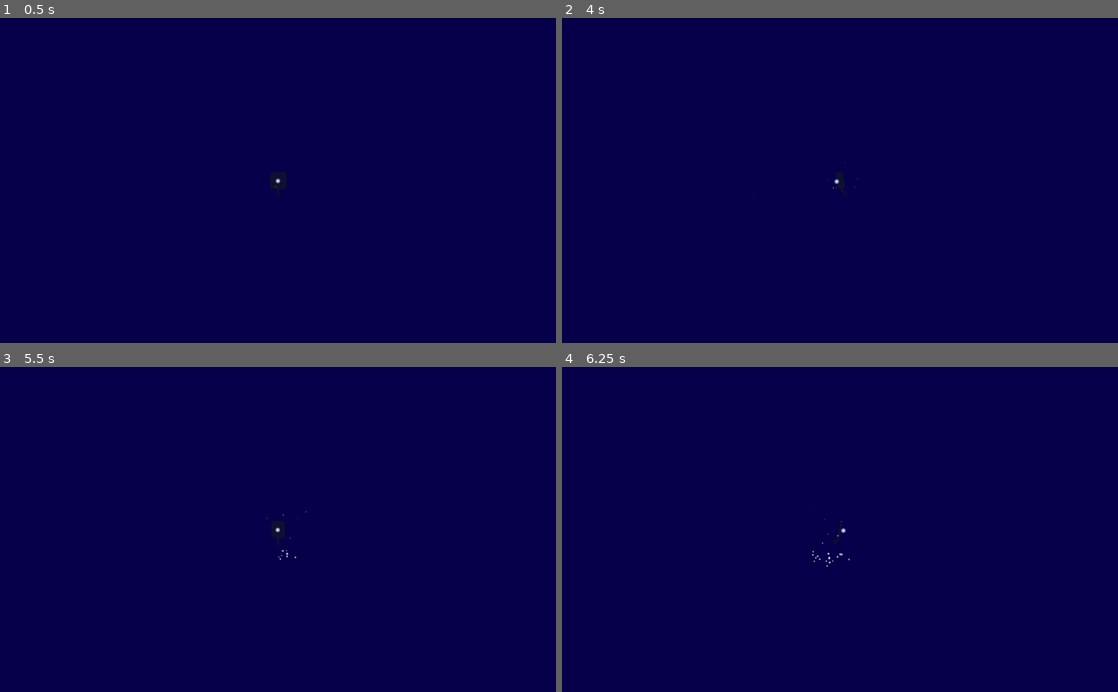
Above: before the commit, frames 1-4 (two rows, left to right).
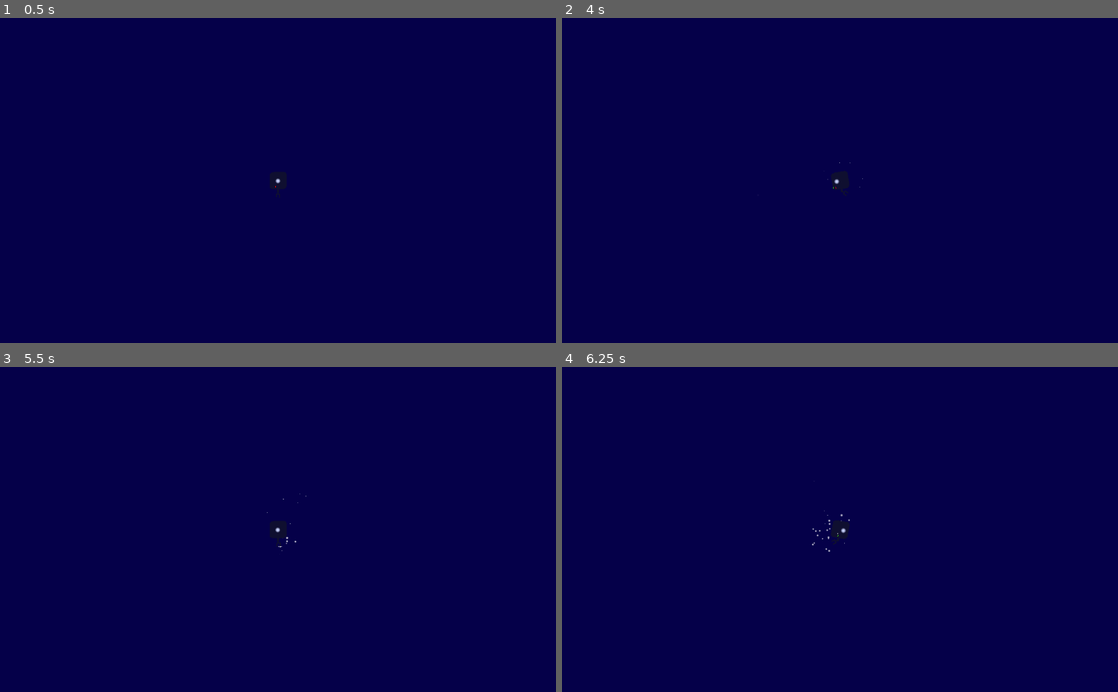
Above: after the commit, the same moments.

Repository: JakobSchauser/boyancy_game
Game: Godot game, scene res://map.tscn
The game is run twice, just before and just after one commit, with the same random seed, the same clock (stepped at 60 frames per second) and the same inputs. This scene is started directly instead of the project's main scene. The engine's default icon, where the game draws it, is replaced by a stand-in: a white triangle on a blue panel in a dark square.
Inputs:
- Up to frame 1 (0.5 s): no input
- Up to frame 2 (4 s): tap Enter at 0.5 s; hold Right (ui_right) 0.53-1.28 s; tap Space at 1.25 s; hold Down (ui_down) 1.28-2.03 s; hold Right (ui_right) 2.03-3.53 s; hold Left (ui_left) from 3.53 s (still down)
- Up to frame 3 (5.5 s): tap Enter at 4.25 s; tap Space at 5 s; release Left (ui_left) at 5.03 s; hold Down (ui_down) from 5.03 s (still down)
- Up to frame 4 (6.25 s): release Down (ui_down) at 5.78 s; hold Right (ui_right) from 5.78 s (still down)

Frame 1 is identical in both runs. In frame 2, less than 0.1% of the frame differs, in the area x 48-55%, y 44-53%; in frame 3, less than 0.1%; in frame 4, 0.2%, in the area x 44-52%, y 44-62%.

Commit message:
first traft of intro

Diff:
--- /dev/null
+++ b/boyancy_upgrade.gd
@@ -0,0 +1,24 @@
+extends Area2D
+
+
+# Declare member variables here. Examples:
+# var a = 2
+# var b = "text"
+
+
+# Called when the node enters the scene tree for the first time.
+func _ready():
+	# connect onbodyentered signal to the function on_body_entered
+	connect("body_entered", self, "on_body_entered")
+
+
+
+func on_body_entered(body):
+	# if the body is the player, then call the function on_player_entered
+	if body.is_in_group("player"):
+		$CollisionShape2D.queue_free()
+		$Sprite.queue_free()
+		$txt.show()
+		# find player by group
+		yield(get_tree().create_timer(3), "timeout")
+		get_tree().get_nodes_in_group("player")[0].has_boyancy = true
--- /dev/null
+++ b/boyancy_upgrade.tscn
@@ -0,0 +1,28 @@
+[gd_scene load_steps=5 format=2]
+
+[ext_resource path="res://boyancy_upgrade.gd" type="Script" id=1]
+[ext_resource path="res://font.tres" type="DynamicFont" id=2]
+[ext_resource path="res://icon.png" type="Texture" id=3]
+
+[sub_resource type="CircleShape2D" id=4]
+radius = 64.0
+
+[node name="boyancy_upgrade" type="Area2D"]
+position = Vector2( 4992, -1408 )
+script = ExtResource( 1 )
+
+[node name="txt" type="Label" parent="."]
+visible = false
+margin_left = -128.0
+margin_top = -128.0
+margin_right = 1925.0
+margin_bottom = 604.0
+rect_scale = Vector2( 0.2, 0.2 )
+custom_fonts/font = ExtResource( 2 )
+text = "My boyancy pack!"
+
+[node name="CollisionShape2D" type="CollisionShape2D" parent="."]
+shape = SubResource( 4 )
+
+[node name="Sprite" type="Sprite" parent="."]
+texture = ExtResource( 3 )
--- /dev/null
+++ b/intro.gd
@@ -0,0 +1,38 @@
+extends Area2D
+
+
+var follow = false
+var player = null
+
+# Called when the node enters the scene tree for the first time.
+func _ready():
+	# connect onbodyentered signal to the function on_body_entered
+	connect("body_entered", self, "on_body_entered")
+
+
+
+func _process(delta):
+	if not follow:
+		return
+
+	$intro_fish.position =$intro_fish.position.linear_interpolate(player.position, 0.05)
+
+
+func on_body_entered(body):
+	# if the body is the player, then call the function on_player_entered
+	if body.is_in_group("player"):
+		follow = true
+		player = body
+
+		yield(get_tree().create_timer(1), "timeout")
+
+		get_tree().get_nodes_in_group("fadetoblack")[0].show()
+		player.position = get_tree().get_nodes_in_group("startpos")[0].position
+		follow = false
+
+		$intro_fish.queue_free()
+
+		yield(get_tree().create_timer(2), "timeout")
+
+		get_tree().get_nodes_in_group("fadetoblack")[0].hide()
+		player.begin_game()
--- a/map.tscn
+++ b/map.tscn
@@ -6,9 +6,16 @@
 [ext_resource path="res://sillouette.gdshader" type="Shader" id=4]
 [ext_resource path="res://crab.png" type="Texture" id=5]
 [ext_resource path="res://pickup.tscn" type="PackedScene" id=6]
+[ext_resource path="res://boyancy_upgrade.tscn" type="PackedScene" id=7]
+[ext_resource path="res://small_fish.tscn" type="PackedScene" id=8]
+[ext_resource path="res://ictineo.png" type="Texture" id=9]
+[ext_resource path="res://intro.gd" type="Script" id=10]
 
 [sub_resource type="RectangleShape2D" id=1]
 extents = Vector2( 256, 32 )
+
+[sub_resource type="RectangleShape2D" id=4]
+extents = Vector2( 64, 32 )
 
 [sub_resource type="RectangleShape2D" id=2]
 extents = Vector2( 32, 224 )
@@ -17,6 +24,72 @@
 shader = ExtResource( 4 )
 shader_param/BG_Color = Color( 0.0313726, 0, 0.188235, 1 )
 
+[sub_resource type="RectangleShape2D" id=5]
+extents = Vector2( 258.5, 194.5 )
+
+[sub_resource type="Shader" id=6]
+code = "shader_type canvas_item;
+
+uniform float wave_speed = 3.0; //wave loop speed
+uniform float wave_freq = 10.0; //wave vertical freq
+uniform float wave_width = 1; //wave width
+void fragment(){
+	vec2 scale_UV = SCREEN_UV;
+	vec2 wave_uv_offset;
+	wave_uv_offset.x = cos((TIME*wave_speed)+UV.x+UV.y*wave_freq*2.0)*wave_width*0.01;
+	//COLOR = vec4(wave_uv_offset,0.0,1.0);
+	COLOR = texture(SCREEN_TEXTURE,scale_UV+wave_uv_offset);
+}"
+
+[sub_resource type="ShaderMaterial" id=7]
+shader = SubResource( 6 )
+shader_param/wave_speed = 3.0
+shader_param/wave_freq = 10.0
+shader_param/wave_width = 0.15
+
+[sub_resource type="Shader" id=8]
+code = "shader_type canvas_item;
+uniform vec2 player_position;
+uniform vec4 color : hint_color = vec4(0.305, 0.298, 0.341,1);
+
+uniform float MULTIPLIER = 0.56;
+uniform float SCALE = 0.5;
+uniform float SOFTNESS = 0.65;
+
+
+float circle(vec2 position, float radius, float feather)
+{
+	return smoothstep(radius, radius + feather, dot(position, position ) * 8.0);
+}
+
+float vigTypeB(vec2 dude){
+	float vignette = circle(dude - vec2(player_position.x,player_position.y ), 0.1, 0.5);
+	return vignette;
+}
+
+float vigTypeA(vec2 dude){
+	float val = distance(vec2(dude.x , dude.y * MULTIPLIER), vec2(player_position.x , player_position.y * MULTIPLIER));
+	val = val / SCALE;
+	float vignette = smoothstep(0.2, SOFTNESS, val);
+	return vignette;
+}
+
+void fragment(){
+	COLOR = vec4(color.rgb , vigTypeA(UV));
+}
+
+
+
+"
+
+[sub_resource type="ShaderMaterial" id=9]
+shader = SubResource( 8 )
+shader_param/player_position = Vector2( 0.5, 0.5 )
+shader_param/color = Color( 0.0313726, 0, 0.188235, 1 )
+shader_param/MULTIPLIER = 0.56
+shader_param/SCALE = 0.5
+shader_param/SOFTNESS = 0.65
+
 [node name="map" type="Node2D"]
 
 [node name="walls" type="StaticBody2D" parent="."]
@@ -158,6 +231,66 @@
 position = Vector2( 3840, -2304 )
 shape = SubResource( 1 )
 
+[node name="CollisionShape2D55" type="CollisionShape2D" parent="walls"]
+position = Vector2( 3520, -2624 )
+shape = SubResource( 1 )
+
+[node name="CollisionShape2D65" type="CollisionShape2D" parent="walls"]
+position = Vector2( 3776, -2624 )
+shape = SubResource( 1 )
+
+[node name="CollisionShape2D66" type="CollisionShape2D" parent="walls"]
+position = Vector2( 2560, -3264 )
+shape = SubResource( 4 )
+
+[node name="CollisionShape2D67" type="CollisionShape2D" parent="walls"]
+position = Vector2( 2560, -3392 )
+shape = SubResource( 4 )
+
+[node name="CollisionShape2D69" type="CollisionShape2D" parent="walls"]
+position = Vector2( 1856, -3968 )
+shape = SubResource( 4 )
+
+[node name="CollisionShape2D70" type="CollisionShape2D" parent="walls"]
+position = Vector2( 2560, -3328 )
+shape = SubResource( 4 )
+
+[node name="CollisionShape2D61" type="CollisionShape2D" parent="walls"]
+position = Vector2( 3712, -3200 )
+shape = SubResource( 1 )
+
+[node name="CollisionShape2D62" type="CollisionShape2D" parent="walls"]
+position = Vector2( 3200, -3200 )
+shape = SubResource( 1 )
+
+[node name="CollisionShape2D63" type="CollisionShape2D" parent="walls"]
+position = Vector2( 2688, -3200 )
+shape = SubResource( 1 )
+
+[node name="CollisionShape2D68" type="CollisionShape2D" parent="walls"]
+position = Vector2( 1792, -3328 )
+shape = SubResource( 1 )
+
+[node name="CollisionShape2D71" type="CollisionShape2D" parent="walls"]
+position = Vector2( 2304, -3584 )
+shape = SubResource( 1 )
+
+[node name="CollisionShape2D72" type="CollisionShape2D" parent="walls"]
+position = Vector2( 2560, -4032 )
+shape = SubResource( 1 )
+
+[node name="CollisionShape2D73" type="CollisionShape2D" parent="walls"]
+position = Vector2( 2048, -4032 )
+shape = SubResource( 1 )
+
+[node name="CollisionShape2D64" type="CollisionShape2D" parent="walls"]
+position = Vector2( 2304, -2944 )
+shape = SubResource( 1 )
+
+[node name="CollisionShape2D60" type="CollisionShape2D" parent="walls"]
+position = Vector2( 2816, -2496 )
+shape = SubResource( 1 )
+
 [node name="CollisionShape2D56" type="CollisionShape2D" parent="walls"]
 position = Vector2( 4736, -2304 )
 shape = SubResource( 1 )
@@ -319,7 +452,7 @@
 shape = SubResource( 2 )
 
 [node name="vertical26" type="CollisionShape2D" parent="walls"]
-position = Vector2( 0, -1536 )
+position = Vector2( -1600, -1408 )
 shape = SubResource( 2 )
 
 [node name="vertical27" type="CollisionShape2D" parent="walls"]
@@ -327,27 +460,75 @@
 shape = SubResource( 2 )
 
 [node name="vertical28" type="CollisionShape2D" parent="walls"]
-position = Vector2( 512, -1536 )
+position = Vector2( -1088, -1408 )
 shape = SubResource( 2 )
 
 [node name="vertical29" type="CollisionShape2D" parent="walls"]
 position = Vector2( 512, -1088 )
 shape = SubResource( 2 )
 
+[node name="vertical54" type="CollisionShape2D" parent="walls"]
+position = Vector2( -1600, -512 )
+shape = SubResource( 2 )
+
+[node name="vertical73" type="CollisionShape2D" parent="walls"]
+position = Vector2( -1600, -64 )
+shape = SubResource( 2 )
+
+[node name="vertical74" type="CollisionShape2D" parent="walls"]
+position = Vector2( -1088, -512 )
+shape = SubResource( 2 )
+
+[node name="vertical75" type="CollisionShape2D" parent="walls"]
+position = Vector2( -1088, -64 )
+shape = SubResource( 2 )
+
+[node name="vertical85" type="CollisionShape2D" parent="walls"]
+position = Vector2( -1088, 64 )
+shape = SubResource( 2 )
+
+[node name="vertical76" type="CollisionShape2D" parent="walls"]
+position = Vector2( -1600, -960 )
+shape = SubResource( 2 )
+
+[node name="vertical77" type="CollisionShape2D" parent="walls"]
+position = Vector2( -1088, -960 )
+shape = SubResource( 2 )
+
+[node name="vertical78" type="CollisionShape2D" parent="walls"]
+position = Vector2( -1600, 832 )
+shape = SubResource( 2 )
+
+[node name="vertical79" type="CollisionShape2D" parent="walls"]
+position = Vector2( -1600, 1280 )
+shape = SubResource( 2 )
+
+[node name="vertical80" type="CollisionShape2D" parent="walls"]
+position = Vector2( -1088, 832 )
+shape = SubResource( 2 )
+
+[node name="vertical81" type="CollisionShape2D" parent="walls"]
+position = Vector2( -1088, 1280 )
+shape = SubResource( 2 )
+
+[node name="vertical82" type="CollisionShape2D" parent="walls"]
+position = Vector2( -1600, 384 )
+shape = SubResource( 2 )
+
 [node name="vertical30" type="CollisionShape2D" parent="walls"]
-position = Vector2( 0, -2432 )
+position = Vector2( -1600, -2304 )
 shape = SubResource( 2 )
 
 [node name="vertical31" type="CollisionShape2D" parent="walls"]
-position = Vector2( 0, -1984 )
+position = Vector2( -1600, -1856 )
 shape = SubResource( 2 )
 
 [node name="vertical32" type="CollisionShape2D" parent="walls"]
-position = Vector2( 512, -2432 )
+position = Vector2( -1088, -2304 )
 shape = SubResource( 2 )
 
 [node name="vertical33" type="CollisionShape2D" parent="walls"]
-position = Vector2( 512, -1984 )
+position = Vector2( -1088, -1856 )
 shape = SubResource( 2 )
 
 [node name="vertical20" type="CollisionShape2D" parent="walls"]
@@ -410,10 +591,73 @@
 position = Vector2( 2560, -2112 )
 shape = SubResource( 2 )
 
+[node name="vertical57" type="CollisionShape2D" parent="walls"]
+position = Vector2( 2560, -2560 )
+shape = SubResource( 2 )
+
+[node name="vertical58" type="CollisionShape2D" parent="walls"]
+position = Vector2( 2560, -2752 )
+shape = SubResource( 2 )
+
+[node name="vertical59" type="CollisionShape2D" parent="walls"]
+position = Vector2( 2048, -3136 )
+shape = SubResource( 2 )
+
+[node name="vertical61" type="CollisionShape2D" parent="walls"]
+position = Vector2( 1856, -3584 )
+shape = SubResource( 2 )
+
+[node name="vertical60" type="CollisionShape2D" parent="walls"]
+position = Vector2( 2304, -3584 )
+shape = SubResource( 2 )
+
+[node name="vertical62" type="CollisionShape2D" parent="walls"]
+position = Vector2( 2816, -3456 )
+shape = SubResource( 2 )
+
+[node name="vertical63" type="CollisionShape2D" parent="walls"]
+position = Vector2( 2816, -3840 )
+shape = SubResource( 2 )
+
+[node name="vertical64" type="CollisionShape2D" parent="walls"]
+position = Vector2( 1408, -2560 )
+shape = SubResource( 2 )
+
+[node name="vertical65" type="CollisionShape2D" parent="walls"]
+position = Vector2( 1408, -3008 )
+shape = SubResource( 2 )
+
+[node name="vertical66" type="CollisionShape2D" parent="walls"]
+position = Vector2( 1408, -3456 )
+shape = SubResource( 2 )
+
+[node name="vertical67" type="CollisionShape2D" parent="walls"]
+position = Vector2( 1408, -3840 )
+shape = SubResource( 2 )
+
+[node name="vertical68" type="CollisionShape2D" parent="walls"]
+position = Vector2( 1728, -2240 )
+shape = SubResource( 2 )
+
+[node name="vertical69" type="CollisionShape2D" parent="walls"]
+position = Vector2( 1600, -3840 )
+rotation = 0.828573
+shape = SubResource( 2 )
+
+[node name="vertical70" type="CollisionShape2D" parent="walls"]
+position = Vector2( 2688, -3904 )
+rotation = -0.821079
+shape = SubResource( 2 )
+
 [node name="vertical41" type="CollisionShape2D" parent="walls"]
 position = Vector2( 5376, -2560 )
 shape = SubResource( 2 )
 
+[node name="vertical53" type="CollisionShape2D" parent="walls"]
+position = Vector2( 5302, -2560 )
+rotation = -0.335423
+shape = SubResource( 2 )
+
 [node name="vertical45" type="CollisionShape2D" parent="walls"]
 position = Vector2( 4992, -2496 )
 shape = SubResource( 2 )
@@ -434,12 +678,12 @@
 position = Vector2( 5376, -3008 )
 shape = SubResource( 2 )
 
-[node name="vertical53" type="CollisionShape2D" parent="walls"]
-position = Vector2( 4800, -2688 )
-shape = SubResource( 2 )
-
-[node name="vertical54" type="CollisionShape2D" parent="walls"]
-position = Vector2( 4800, -3136 )
+[node name="vertical71" type="CollisionShape2D" parent="walls"]
+position = Vector2( 4032, -2752 )
+shape = SubResource( 2 )
+
+[node name="vertical72" type="CollisionShape2D" parent="walls"]
+position = Vector2( 4032, -3200 )
 shape = SubResource( 2 )
 
 [node name="vertical47" type="CollisionShape2D" parent="walls"]
@@ -475,7 +719,7 @@
 shape = SubResource( 2 )
 
 [node name="player" parent="." instance=ExtResource( 1 )]
-position = Vector2( 320, 256 )
+position = Vector2( -1344, 128 )
 
 [node name="breather" parent="." instance=ExtResource( 2 )]
 position = Vector2( 1920, 1088 )
@@ -487,7 +731,22 @@
 position = Vector2( 5888, -384 )
 
 [node name="breather6" parent="." instance=ExtResource( 2 )]
-position = Vector2( 4480, -2368 )
+position = Vector2( 4704, -2379 )
+
+[node name="breather11" parent="." instance=ExtResource( 2 )]
+position = Vector2( 5184, -1856 )
+
+[node name="breather7" parent="." instance=ExtResource( 2 )]
+position = Vector2( 2240, -3008 )
+
+[node name="breather9" parent="." instance=ExtResource( 2 )]
+position = Vector2( 3456, -2368 )
+
+[node name="breather10" parent="." instance=ExtResource( 2 )]
+position = Vector2( 2944, -2560 )
+
+[node name="breather8" parent="." instance=ExtResource( 2 )]
+position = Vector2( 2688, -3264 )
 
 [node name="breather3" parent="." instance=ExtResource( 2 )]
 position = Vector2( 3008, 256 )
@@ -496,32 +755,82 @@
 position = Vector2( 4224, 640 )
 
 [node name="Label" type="Label" parent="."]
-margin_left = 128.0
-margin_top = -2240.0
-margin_right = 896.0
-margin_bottom = -2096.0
+margin_left = -1472.0
+margin_top = -2304.0
+margin_right = -704.0
+margin_bottom = -2160.0
 rect_scale = Vector2( 0.3, 0.3 )
 custom_fonts/font = ExtResource( 3 )
 text = "S to descend"
 
 [node name="Label3" type="Label" parent="."]
-margin_left = 64.0
-margin_top = -1920.0
-margin_right = 2117.0
-margin_bottom = -1482.0
+margin_left = -1536.0
+margin_top = -1344.0
+margin_right = 517.0
+margin_bottom = -1024.0
 rect_scale = Vector2( 0.2, 0.2 )
 custom_fonts/font = ExtResource( 3 )
-text = "Moving towards the target now
-
-Pressure is at 200 psi
-
-Depth estimated at 62 kilometers"
+text = "Moving towards the target now"
+
+[node name="Label8" type="Label" parent="."]
+margin_left = -1536.0
+margin_top = -2112.0
+margin_right = 384.0
+margin_bottom = -939.0
+rect_scale = Vector2( 0.2, 0.2 )
+custom_fonts/font = ExtResource( 3 )
+text = "You are the unmanned rover AEGIR.
+
+You are to explore the deep sea where no human dare
+
+You are not designed to ever return to the surface
+
+You have noticed signs of a previously unknown"
+align = 1
+autowrap = true
+
+[node name="Label4" type="Label" parent="."]
+margin_left = -1536.0
+margin_top = -1088.0
+margin_right = 517.0
+margin_bottom = -768.0
+rect_scale = Vector2( 0.2, 0.2 )
+custom_fonts/font = ExtResource( 3 )
+text = "Pressure is at 200 psi and rising"
+
+[node name="Label5" type="Label" parent="."]
+margin_left = -1536.0
+margin_top = -832.0
+margin_right = 571.0
+margin_bottom = -512.0
+rect_scale = Vector2( 0.2, 0.2 )
+custom_fonts/font = ExtResource( 3 )
+text = "Depth estimated at 8.2 kilometers"
+
+[node name="Label6" type="Label" parent="."]
+margin_left = -1552.0
+margin_top = -539.0
+margin_right = 583.0
+margin_bottom = -219.0
+rect_scale = Vector2( 0.2, 0.2 )
+custom_fonts/font = ExtResource( 3 )
+text = "Target last seen at 8.6 kilometers"
+
+[node name="Label7" type="Label" parent="."]
+margin_left = -1552.0
+margin_top = -312.0
+margin_right = 583.0
+margin_bottom = 7.99994
+rect_scale = Vector2( 0.2, 0.2 )
+custom_fonts/font = ExtResource( 3 )
+text = "Take a deep breath, AEGIR:
+You might encounter them soon! "
 
 [node name="Label2" type="Label" parent="."]
-margin_left = 128.0
-margin_top = -2432.0
-margin_right = 896.0
-margin_bottom = -2288.0
+margin_left = -1472.0
+margin_top = -2496.0
+margin_right = -628.0
+margin_bottom = -2352.0
 rect_scale = Vector2( 0.3, 0.3 )
 custom_fonts/font = ExtResource( 3 )
 text = "A & D to move"
@@ -541,8 +850,64 @@
 [node name="pickup" parent="." instance=ExtResource( 6 )]
 position = Vector2( 4992, -1408 )
 
+[node name="boyancy_upgrade" parent="." instance=ExtResource( 7 )]
+position = Vector2( 4288, -2368 )
+
 [node name="pickup3" parent="." instance=ExtResource( 6 )]
 position = Vector2( 5215, -4445 )
 
 [node name="pickup2" parent="." instance=ExtResource( 6 )]
 position = Vector2( 6592, -448 )
+
+[node name="small_fish" parent="." instance=ExtResource( 8 )]
+position = Vector2( 4739, -1954 )
+
+[node name="small_fish2" parent="." instance=ExtResource( 8 )]
+position = Vector2( 5068, -2007 )
+
+[node name="small_fish3" parent="." instance=ExtResource( 8 )]
+position = Vector2( 5231, -2018 )
+
+[node name="small_fish4" parent="." instance=ExtResource( 8 )]
+position = Vector2( 5162, -2155 )
+
+[node name="small_fish5" parent="." instance=ExtResource( 8 )]
+position = Vector2( 4830, -2151 )
+
+[node name="small_fish6" parent="." instance=ExtResource( 8 )]
+position = Vector2( 4830, -2151 )
+
+[node name="intro_area" type="Area2D" parent="."]
+script = ExtResource( 10 )
+
+[node name="CollisionShape2D" type="CollisionShape2D" parent="intro_area"]
+position = Vector2( -1344, 512 )
+shape = SubResource( 5 )
+
+[node name="intro_fish" type="Sprite" parent="intro_area"]
+position = Vector2( -448, 704 )
+scale = Vector2( 0.884, 0.677285 )
+texture = ExtResource( 9 )
+
+[node name="startpos" type="Position2D" parent="." groups=["startpos"]]
+position = Vector2( 256, -128 )
+
+[node name="CanvasLayer" type="CanvasLayer" parent="."]
+
+[node name="ColorRect2" type="ColorRect" parent="CanvasLayer"]
+visible = false
+material = SubResource( 7 )
+anchor_right = 1.0
+anchor_bottom = 1.0
+
+[node name="ColorRect" type="ColorRect" parent="CanvasLayer"]
+visible = false
+material = SubResource( 9 )
+anchor_right = 1.0
+anchor_bottom = 1.0
+
+[node name="fadetoblack" type="ColorRect" parent="CanvasLayer" groups=["fadetoblack"]]
+visible = false
+anchor_right = 1.0
+anchor_bottom = 1.0
+color = Color( 0.0313726, 0, 0.188235, 1 )
--- a/player.gd
+++ b/player.gd
@@ -4,6 +4,8 @@
 var off_color = Color(0.1,0.1,0.1)
 #onready var green = $green.modulate
 #onready var red = $red.modulate
+
+var has_boyancy = true
 
 var time = 0
 var rot_offset = 0
@@ -47,24 +49,28 @@
 	if Input.is_action_pressed("ui_left"):
 		vel.x -= 1
 
-	if Input.is_action_just_pressed("ui_down"):
+	if Input.is_action_just_pressed("ui_down") and has_boyancy:
 		if vel.y < 0:
 			vel.y = 0
 
-	if Input.is_action_pressed("ui_down"):
+
+	if not has_boyancy and vel.y >= 0:
+		vel.y += 1
+
+	if Input.is_action_pressed("ui_down") and has_boyancy:
 		if not vel.y < 0:
 			vel.y += 1
 
 	$Particles2D.emitting = (abs(vel.length()) > 0.4) # Input.is_action_pressed("ui_down")
 	$bubbles.stream_paused = (abs(vel.x) < 0.4)
 
-	$release.emitting = Input.is_action_pressed("ui_down")
-	$air_release.stream_paused = !Input.is_action_pressed("ui_down")
+	$release.emitting = Input.is_action_pressed("ui_down") and has_boyancy
+	$air_release.stream_paused = !(Input.is_action_pressed("ui_down") and has_boyancy)
 
-	if(vel.x < 0):
-		$Sprite.scale.x = lerp($Sprite.scale.x, -1, 0.05*abs(vel.x)/20)
-	elif(vel.x > 0):
-		$Sprite.scale.x = lerp($Sprite.scale.x, 1, 0.05*abs(vel.x)/20)
+	# if(vel.x < 0):
+	# 	$Sprite.scale.x = lerp($Sprite.scale.x, -1, 0.05*abs(vel.x)/20)
+	# elif(vel.x > 0):
+	# 	$Sprite.scale.x = lerp($Sprite.scale.x, 1, 0.05*abs(vel.x)/20)
 
 
 
@@ -108,3 +114,8 @@
 func kill():
 	reset()
 	position = bonfire
+
+
+func begin_game():
+	reset()
+	has_boyancy = false
--- /dev/null
+++ b/small_fish.gd
@@ -0,0 +1,49 @@
+extends Area2D
+
+
+# Declare member variables here. Examples:
+# var a = 2
+# var b = "text"
+
+var newpos = Vector2(0,0)
+
+var timer = 0
+
+var xscale = 1
+func _ready():
+	newpos = position + Vector2(rand_range(-1,1), rand_range(-1,1))*300
+	xscale = $small_fish.scale.x
+
+	# connect to on body entered
+	connect("body_entered", self, "_on_body_entered")
+
+
+
+func _process(delta):
+	if timer > 0:
+		position = position + Vector2(sin(timer)*rand_range(-1,1),sin(timer))
+		timer -= delta
+		return
+
+	position = position.linear_interpolate(newpos, 0.01)
+
+	if position.x > newpos.x:
+		$small_fish.scale.x = -xscale
+	else:
+		$small_fish.scale.x = xscale
+
+	# scale.x = sign(position.x - newpos.x) * xscale
+	# rotation = atan2(position.y - newpos.y, position.x - newpos.x)
+
+	if position.distance_to(newpos) < 4:
+		timer = rand_range(0.5, 3)
+		newpos = position + Vector2(rand_range(-1,1), rand_range(-1/300,1/300))*300
+
+
+func _on_body_entered(body):
+	# if the body is the player, then call the function on_player_entered
+	if body.is_in_group("player"):
+		var changex = sign(body.position.x - position.x)*300
+		var change = Vector2(changex, rand_range(-1,1)*3)
+		newpos = position - change
+		timer = 0
--- /dev/null
+++ b/small_fish.tscn
@@ -0,0 +1,34 @@
+[gd_scene load_steps=4 format=2]
+
+[ext_resource path="res://soft_square.png" type="Texture" id=1]
+[ext_resource path="res://small_fish.gd" type="Script" id=2]
+
+[sub_resource type="CircleShape2D" id=1]
+radius = 38.0
+
+[node name="Area2D" type="Area2D"]
+script = ExtResource( 2 )
+
+[node name="small_fish" type="Sprite" parent="."]
+scale = Vector2( 0.0600156, 0.0206563 )
+texture = ExtResource( 1 )
+
+[node name="small_fish2" type="Sprite" parent="small_fish"]
+position = Vector2( 233.258, 96.8281 )
+scale = Vector2( 0.415041, 0.417587 )
+texture = ExtResource( 1 )
+
+[node name="rect_soft" type="Sprite" parent="small_fish"]
+position = Vector2( 98.0703, -293.063 )
+rotation = 0.586732
+scale = Vector2( 0.467953, 0.14358 )
+texture = ExtResource( 1 )
+
+[node name="rect_soft2" type="Sprite" parent="small_fish"]
+position = Vector2( -55.6133, 218.906 )
+rotation = -0.67947
+scale = Vector2( 0.727207, 0.192893 )
+texture = ExtResource( 1 )
+
+[node name="CollisionShape2D" type="CollisionShape2D" parent="."]
+shape = SubResource( 1 )
--- a/world.tscn
+++ b/world.tscn
@@ -199,6 +199,12 @@
 anchor_right = 1.0
 anchor_bottom = 1.0
 
+[node name="fadetoblack" type="ColorRect" parent="CanvasLayer" groups=["fadetoblack"]]
+visible = false
+anchor_right = 1.0
+anchor_bottom = 1.0
+color = Color( 0, 0, 0, 1 )
+
 [node name="Particles2D" type="Particles2D" parent="."]
 position = Vector2( -253, 720 )
 amount = 100
Not shown, changed: TODO.txt
Not shown: 1 places in map.tscn that only renumber resources
Binary file added: soft_square.png
Not shown, added: soft_square.png.import
Not shown: 3 places in world.tscn that only renumber resources
